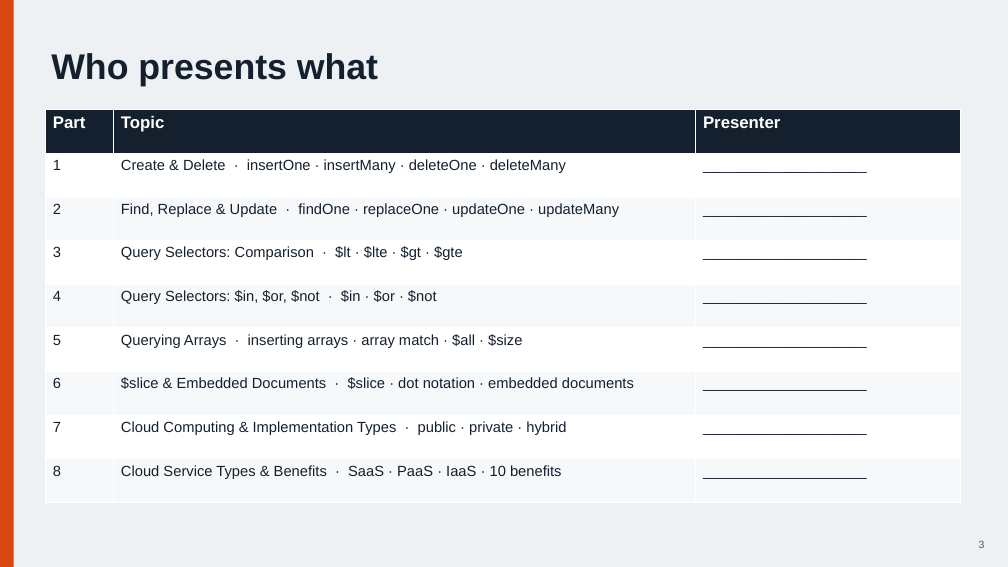
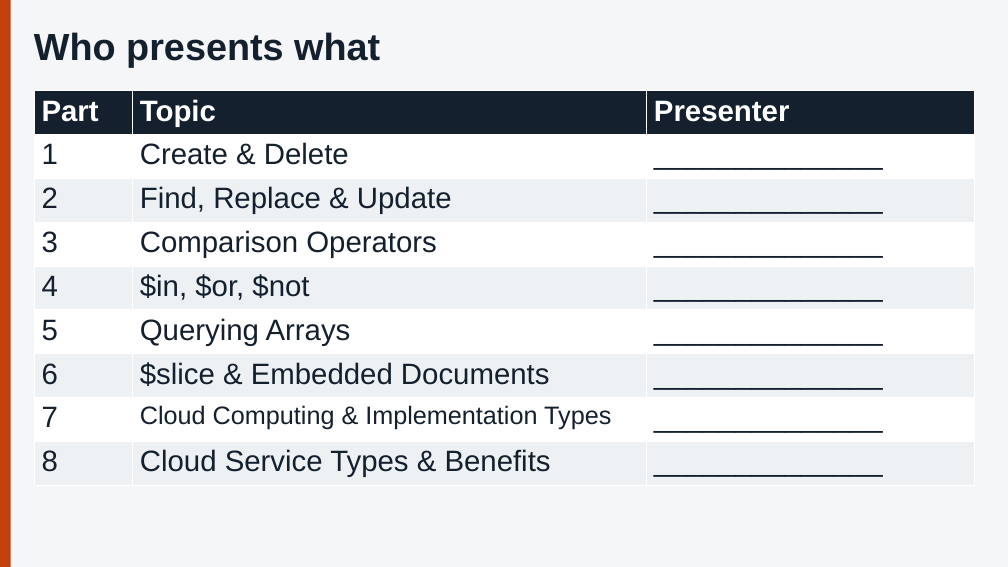
Before and after one commit to Tiredicey/ADBS, a slide deck: slide 4 of 02_GROUP_DECK/ADBS_GROUP_DECK.pptx (slide 3 before the commit). Drawn at 1008x567 pixels with LibreOffice and Linux fonts; fonts in the diff are those of the drawing. Boxes give left, top, right and bottom in pixels: in the first picture for what was removed or moved away, otherwise in the second. Text is boxed around its words. In the diff, an @@ line names an element or a change of style, - is before the commit and + after.

Commit message:
Rebuilt decks: answer key 78 slides, group deck 96 slides, opener embedded

```diff
--- a/02_GROUP_DECK/ADBS_GROUP_DECK.pptx
+++ b/02_GROUP_DECK/ADBS_GROUP_DECK.pptx
@@ background #EEF1F4 to #F4F6F8 @@
@@ rectangle at box(0, 0, 11, 567): fill #D9480F to #C2410C @@
@@ text "Who presents what": place and size @@
-text "Who presents what" at box(51, 53, 378, 87)
+text "Who presents what" at box(34, 32, 380, 67)
@@ text "Who presents what" at box(34, 32, 380, 67): size 34 to 36 pt; line spacing 1.1 to 1 @@
@@ table at box(34, 91, 974, 485) @@
-row 2, column 2: Create & Delete · insertOne · insertMany · deleteOne · deleteMany
+row 2, column 2: Create & Delete
-row 2, column 3: ____________________
+row 2, column 3: ______________
-row 3, column 2: Find, Replace & Update · findOne · replaceOne · updateOne · updateMany
+row 3, column 2: Find, Replace & Update
-row 3, column 3: ____________________
+row 3, column 3: ______________
-row 4, column 2: Query Selectors: Comparison · $lt · $lte · $gt · $gte
+row 4, column 2: Comparison Operators
-row 4, column 3: ____________________
+row 4, column 3: ______________
-row 5, column 2: Query Selectors: $in, $or, $not · $in · $or · $not
+row 5, column 2: $in, $or, $not
-row 5, column 3: ____________________
+row 5, column 3: ______________
-row 6, column 2: Querying Arrays · inserting arrays · array match · $all · $size
+row 6, column 2: Querying Arrays
-row 6, column 3: ____________________
+row 6, column 3: ______________
-row 7, column 2: $slice & Embedded Documents · $slice · dot notation · embedded documents
+row 7, column 2: $slice & Embedded Documents
-row 7, column 3: ____________________
+row 7, column 3: ______________
-row 8, column 2: Cloud Computing & Implementation Types · public · private · hybrid
+row 8, column 2: Cloud Computing & Implementation Types
-row 8, column 3: ____________________
+row 8, column 3: ______________
-row 9, column 2: Cloud Service Types & Benefits · SaaS · PaaS · IaaS · 10 benefits
+row 9, column 2: Cloud Service Types & Benefits
-row 9, column 3: ____________________
+row 9, column 3: ______________
@@ fill #F6F8FA to #EEF1F4 in 12 cells @@
@@ size 16 to 28 pt in "Part", "Topic", "Presenter" @@
@@ size 14 to 28 pt in "1", "2", "3", "4" and 4 more places @@
@@ table: place and size @@
-table at box(45, 110, 960, 503)
+table at box(34, 91, 974, 485)
@@ text removed at box(979, 540, 985, 548) @@
-3
```
Also in this commit, not shown: 42 other slides changed, 53 slides added, 7 slides removed, 2 other files.
